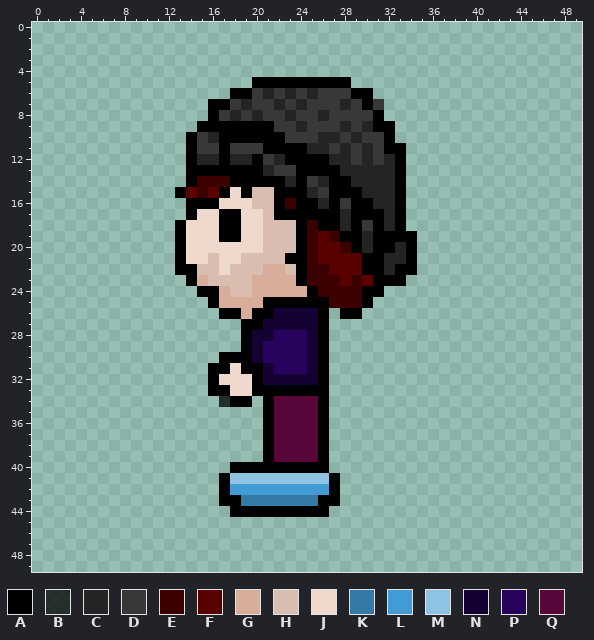
File history of a pixel-art sprite, img/character_other_4.png. The picture above was drawn from the file before the commit.
The file is 50x50 pixels.
Palette (. is transparent): A #000000  B #000000bf  C #242424  D #383838  E #3c0000  F #590000  G #d8ad9a  H #d8bdb0  J #eed9cc  K #337aa6  L #419bd4  M #8fc3e3  N #150232  P #28035e  Q #59073a
Once edited:
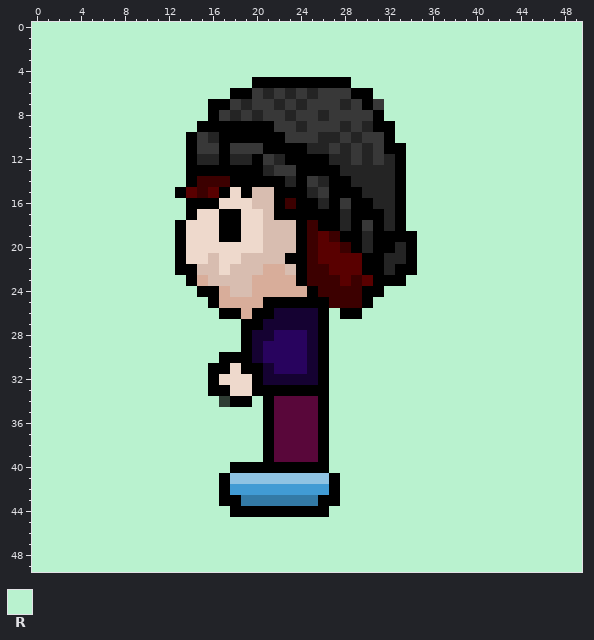
Colours new in this view: R #b9f2cf
Author's note on the commit: added green background to other character img
Change:
colour B: #000000bf -> #2e3c33
Changed rows in their new state; - is a pixel that keeps its letter.
first column x 0:
 0 RRRRRRRRRRRRRRRRRRRRRRRRRRRRRRRRRRRRRRRRRRRRRRRRRR
 1 RRRRRRRRRRRRRRRRRRRRRRRRRRRRRRRRRRRRRRRRRRRRRRRRRR
 2 RRRRRRRRRRRRRRRRRRRRRRRRRRRRRRRRRRRRRRRRRRRRRRRRRR
 3 RRRRRRRRRRRRRRRRRRRRRRRRRRRRRRRRRRRRRRRRRRRRRRRRRR
 4 RRRRRRRRRRRRRRRRRRRRRRRRRRRRRRRRRRRRRRRRRRRRRRRRRR
 5 RRRRRRRRRRRRRRRRRRRR---------RRRRRRRRRRRRRRRRRRRRR
 6 RRRRRRRRRRRRRRRRRR-------------RRRRRRRRRRRRRRRRRRR
 7 RRRRRRRRRRRRRRRR----------------RRRRRRRRRRRRRRRRRR
 8 RRRRRRRRRRRRRRRR----------------RRRRRRRRRRRRRRRRRR
 9 RRRRRRRRRRRRRRR------------------RRRRRRRRRRRRRRRRR
10 RRRRRRRRRRRRRR-------------------RRRRRRRRRRRRRRRRR
11 RRRRRRRRRRRRRR--------------------RRRRRRRRRRRRRRRR
12 RRRRRRRRRRRRRR--------------------RRRRRRRRRRRRRRRR
13 RRRRRRRRRRRRRR--------------------RRRRRRRRRRRRRRRR
14 RRRRRRRRRRRRRR--------------------RRRRRRRRRRRRRRRR
15 RRRRRRRRRRRRR---------------------RRRRRRRRRRRRRRRR
16 RRRRRRRRRRRRRR--------------------RRRRRRRRRRRRRRRR
17 RRRRRRRRRRRRRR--------------------RRRRRRRRRRRRRRRR
18 RRRRRRRRRRRRR---------------------RRRRRRRRRRRRRRRR
19 RRRRRRRRRRRRR----------------------RRRRRRRRRRRRRRR
20 RRRRRRRRRRRRR----------------------RRRRRRRRRRRRRRR
21 RRRRRRRRRRRRR----------------------RRRRRRRRRRRRRRR
22 RRRRRRRRRRRRR----------------------RRRRRRRRRRRRRRR
23 RRRRRRRRRRRRRR--------------------RRRRRRRRRRRRRRRR
24 RRRRRRRRRRRRRRR-----------------RRRRRRRRRRRRRRRRRR
25 RRRRRRRRRRRRRRRR---------------RRRRRRRRRRRRRRRRRRR
26 RRRRRRRRRRRRRRRRR----------R--RRRRRRRRRRRRRRRRRRRR
27 RRRRRRRRRRRRRRRRRRR--------RRRRRRRRRRRRRRRRRRRRRRR
28 RRRRRRRRRRRRRRRRRRR--------RRRRRRRRRRRRRRRRRRRRRRR
29 RRRRRRRRRRRRRRRRRRR--------RRRRRRRRRRRRRRRRRRRRRRR
30 RRRRRRRRRRRRRRRRR----------RRRRRRRRRRRRRRRRRRRRRRR
31 RRRRRRRRRRRRRRRR-----------RRRRRRRRRRRRRRRRRRRRRRR
32 RRRRRRRRRRRRRRRR-----------RRRRRRRRRRRRRRRRRRRRRRR
33 RRRRRRRRRRRRRRRR-----------RRRRRRRRRRRRRRRRRRRRRRR
34 RRRRRRRRRRRRRRRRR---R------RRRRRRRRRRRRRRRRRRRRRRR
35 RRRRRRRRRRRRRRRRRRRRR------RRRRRRRRRRRRRRRRRRRRRRR
36 RRRRRRRRRRRRRRRRRRRRR------RRRRRRRRRRRRRRRRRRRRRRR
37 RRRRRRRRRRRRRRRRRRRRR------RRRRRRRRRRRRRRRRRRRRRRR
38 RRRRRRRRRRRRRRRRRRRRR------RRRRRRRRRRRRRRRRRRRRRRR
39 RRRRRRRRRRRRRRRRRRRRR------RRRRRRRRRRRRRRRRRRRRRRR
40 RRRRRRRRRRRRRRRRRR---------RRRRRRRRRRRRRRRRRRRRRRR
41 RRRRRRRRRRRRRRRRR-----------RRRRRRRRRRRRRRRRRRRRRR
42 RRRRRRRRRRRRRRRRR-----------RRRRRRRRRRRRRRRRRRRRRR
43 RRRRRRRRRRRRRRRRR-----------RRRRRRRRRRRRRRRRRRRRRR
44 RRRRRRRRRRRRRRRRRR---------RRRRRRRRRRRRRRRRRRRRRRR
45 RRRRRRRRRRRRRRRRRRRRRRRRRRRRRRRRRRRRRRRRRRRRRRRRRR
46 RRRRRRRRRRRRRRRRRRRRRRRRRRRRRRRRRRRRRRRRRRRRRRRRRR
47 RRRRRRRRRRRRRRRRRRRRRRRRRRRRRRRRRRRRRRRRRRRRRRRRRR
48 RRRRRRRRRRRRRRRRRRRRRRRRRRRRRRRRRRRRRRRRRRRRRRRRRR
49 RRRRRRRRRRRRRRRRRRRRRRRRRRRRRRRRRRRRRRRRRRRRRRRRRR
Boxes around the changes in both pictures, in picture pixels (x1, y1, x2, y2):
changed: (32, 22, 582, 572)
